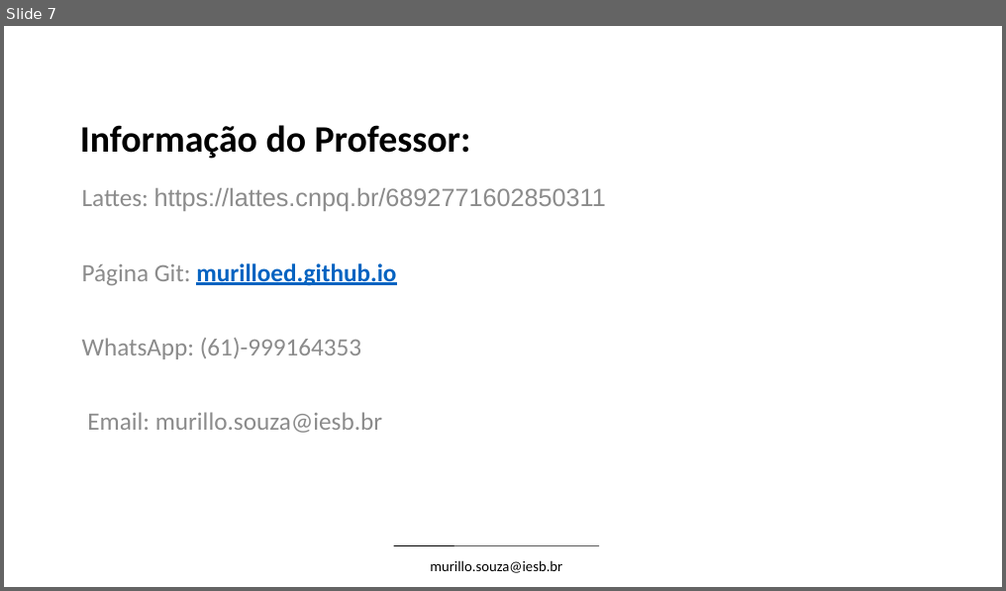
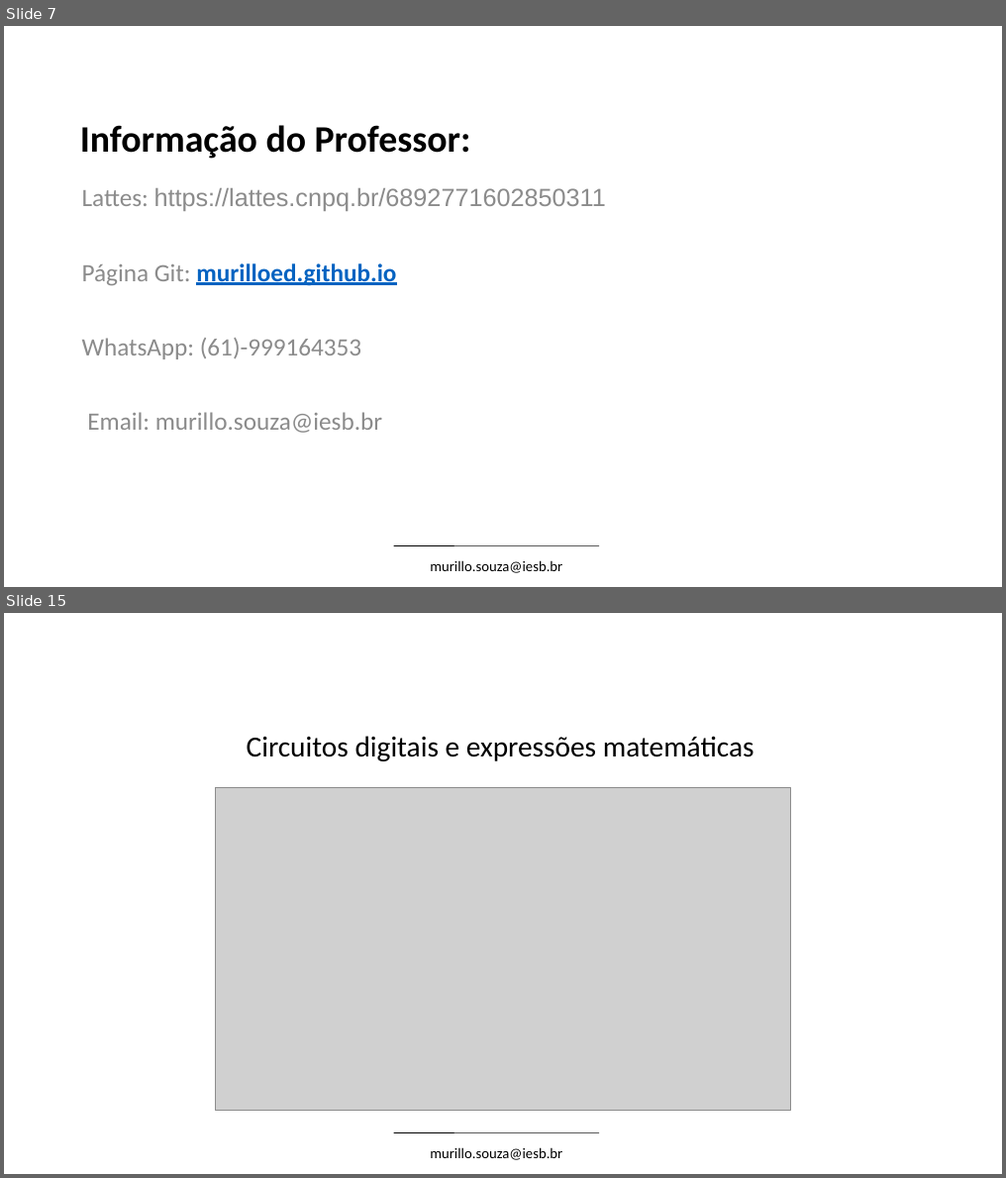
Before and after one commit to Thaynara3/linguagens_formais_e_automatos, a slide deck: conteudo/Unidade_1_Linguagens_Formais_e_Automatos.pptx. Shown one above the other, each under a label of ours: slide 7 before the commit, slides 7 and 15 after it; the slides between them are not shown. The pictures are 1006x591 and 1006x1178 pixels, drawn with LibreOffice and Linux fonts; fonts in the diff are those of the drawing; grey boxes stand for pictures; background and template pictures are left out. Boxes give left, top, right and bottom in pixels: in the first picture for what was removed or moved away, otherwise in the second. Text is boxed around its words. In the diff, an @@ line names an element or a change of style, - is before the commit and + after.

```diff
--- a/conteudo/Unidade_1_Linguagens_Formais_e_Automatos.pptx
+++ b/conteudo/Unidade_1_Linguagens_Formais_e_Automatos.pptx
@@ slide 15 added at (4,613,1002,1174), background #FFFFFF; not listed: 2 template elements that a slide beside it also shows @@
@@ text added at (247,736,754,761), 28 pt, text #000000 @@
+Circuitos digitais e expressões matemáticas
@@ picture added at (216,787,791,1111) @@
```
Also in this commit, not shown: 22 other slides added.
